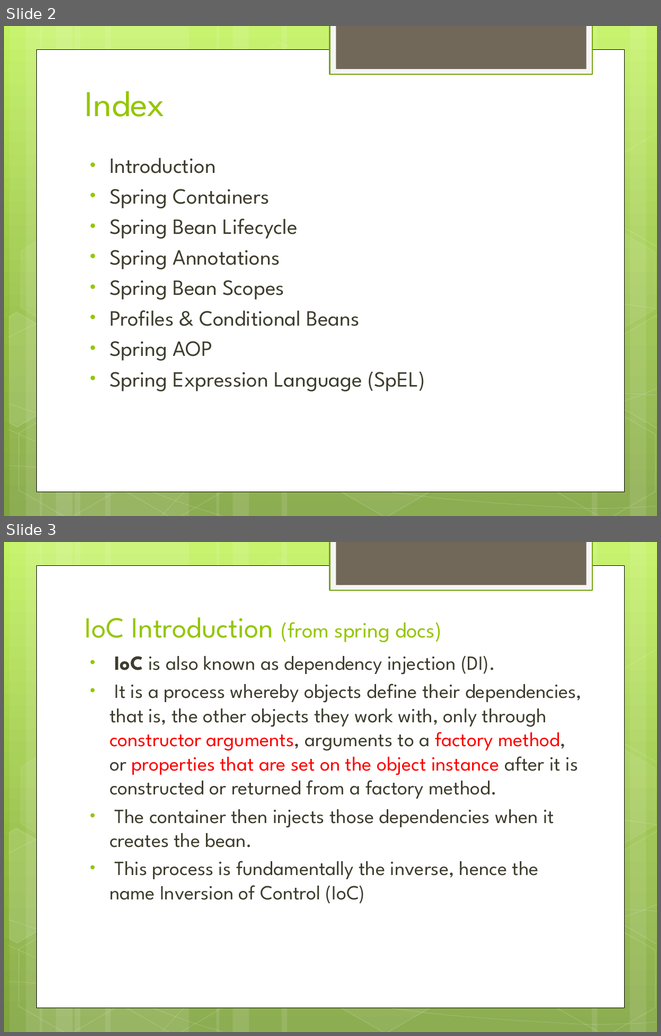
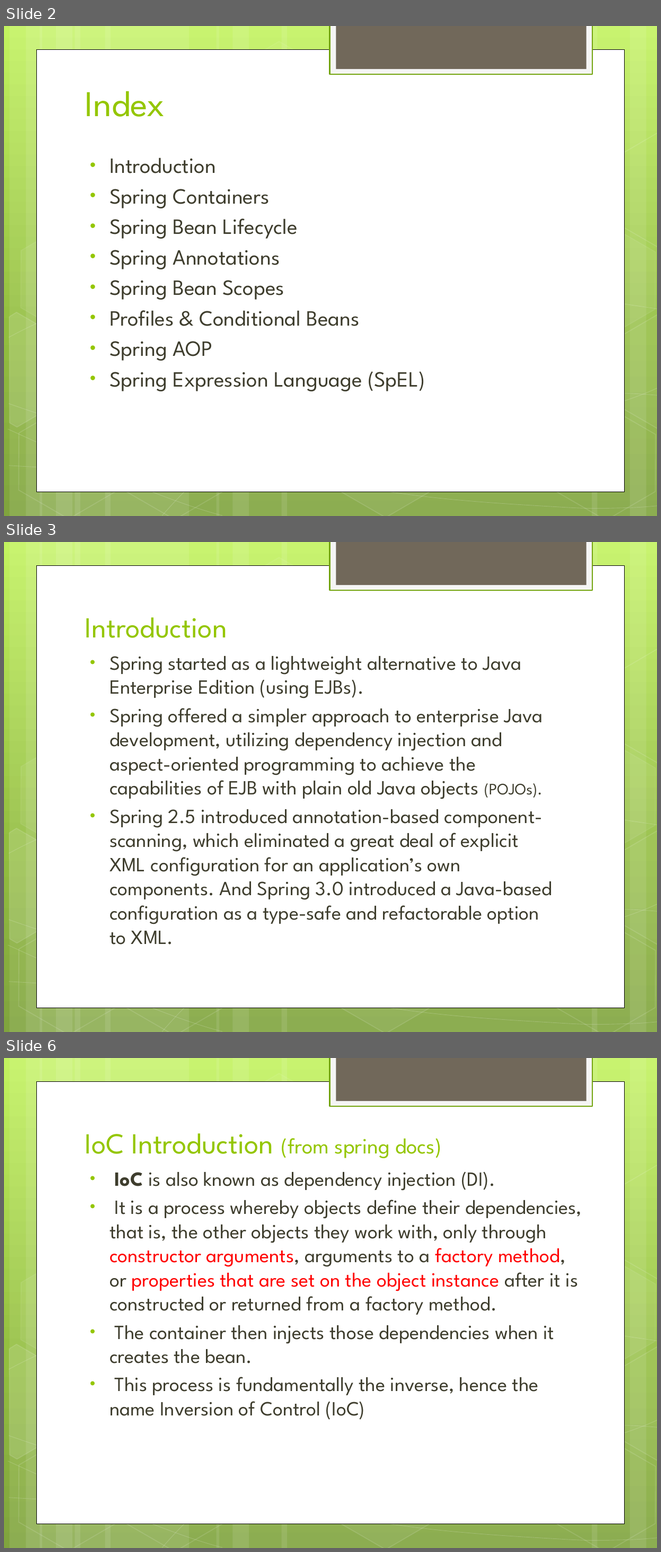
Before and after one commit to IPython-Learn/spring-java-training, a slide deck: SpringJavaTraining.pptx. Shown one above the other, each under a label of ours: slides 2 and 3 before the commit, slides 2, 3 and 6 after it; the slides between them are not shown. The pictures are 661x1036 and 661x1552 pixels, drawn with LibreOffice and Linux fonts; fonts in the diff are those of the drawing. Boxes give left, top, right and bottom in pixels: in the first picture for what was removed or moved away, otherwise in the second. Text is boxed around its words. In the diff, an @@ line names an element or a change of style, - is before the commit and + after.

Commit message:
spring java based config

```diff
--- a/SpringJavaTraining.pptx
+++ b/SpringJavaTraining.pptx
@@ slide 3 added at [4, 542, 657, 1032], background gradient #C3F35F to #93BF3F to #81A53E; not listed: 31 template elements that a slide beside it also shows @@
@@ title added at [85, 617, 227, 638], 32 pt, text #94C600 @@
+Introduction
@@ text added at [109, 656, 552, 944], 22.2 pt, text #3E3D2D @@
+• Spring started as a lightweight alternative to Java Enterprise Edition (using EJBs).
+• Spring offered a simpler approach to enterprise Java development, utilizing dependency injection and aspect-oriented programming to achieve the capabilities of EJB with plain old Java objects (POJOs).
+• Spring 2.5 introduced annotation-based component-scanning, which eliminated a great deal of explicit XML configuration for an application’s own components. And Spring 3.0 introduced a Java-based configuration as a type-safe and refactorable option to XML.
@@ what was slide 3 is now slide 6 @@
```
Also in this commit, not shown: 7 slides changed, 4 other slides added, 1 slide removed, 8 other files.
